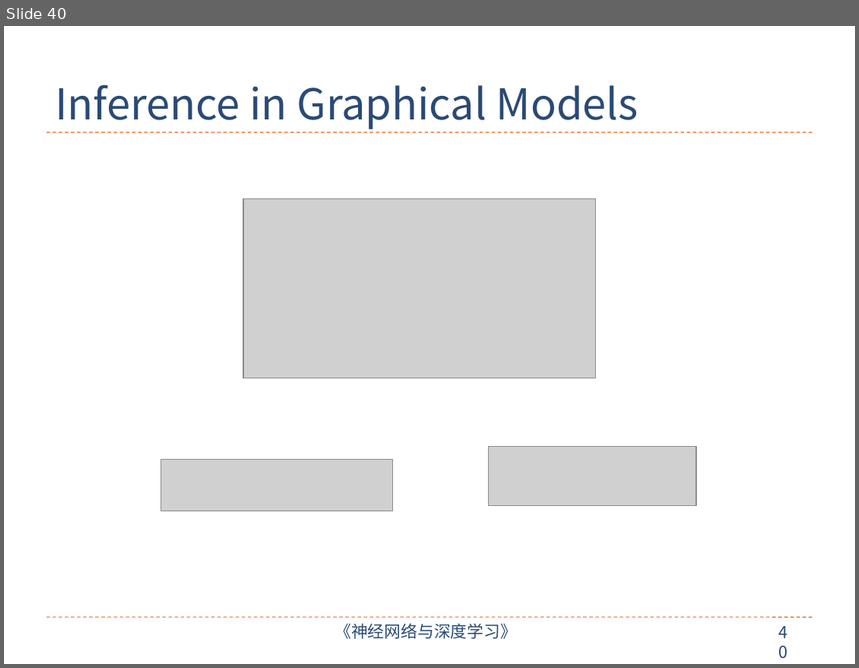
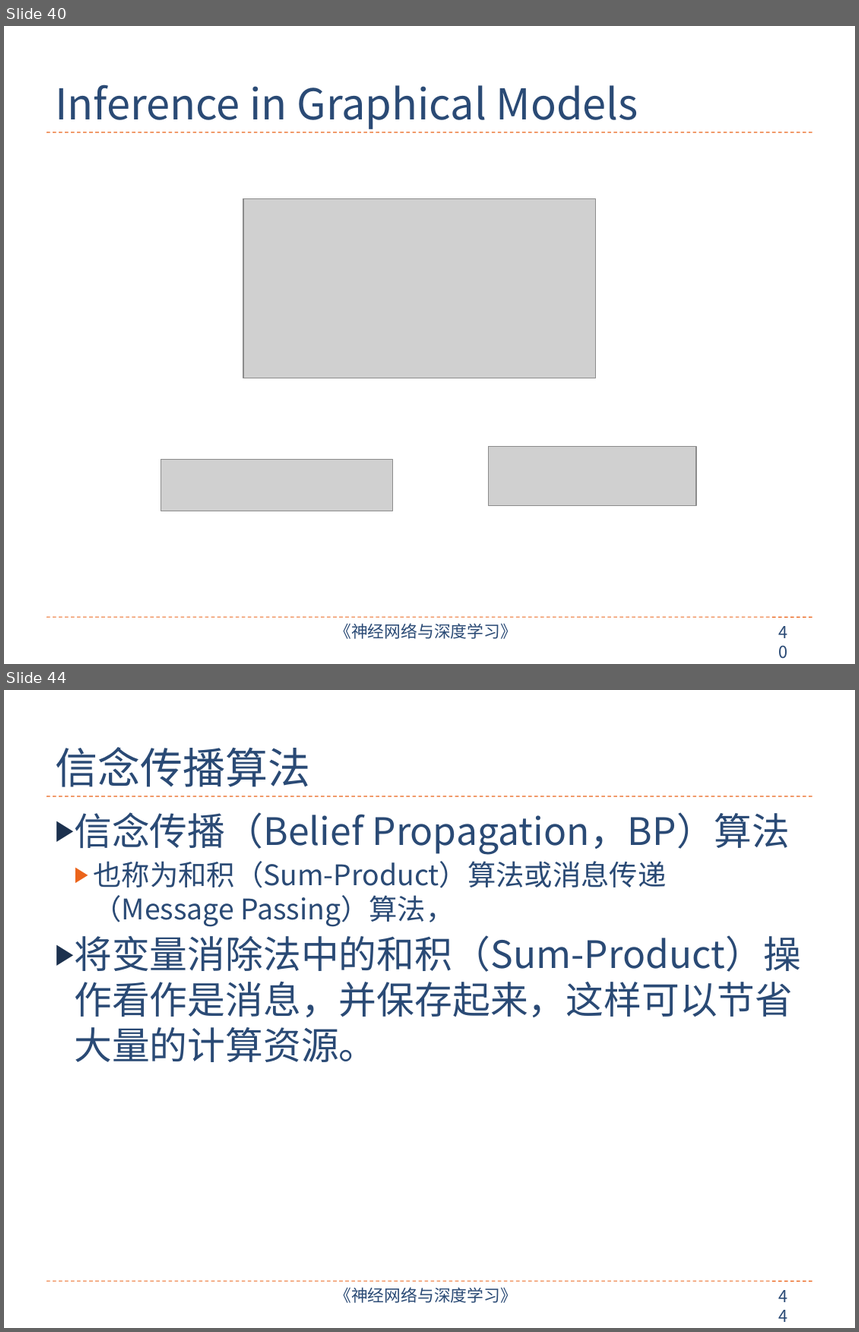
Before and after one commit to nndl/nndl.github.io, a slide deck: ppt/chap-概率图模型.pptx. Shown one above the other, each under a label of ours: slide 40 before the commit, slides 40 and 44 after it; the slides between them are not shown. The pictures are 859x668 and 859x1332 pixels, drawn with LibreOffice and Linux fonts; fonts in the diff are those of the drawing; grey boxes stand for pictures. Boxes give left, top, right and bottom in pixels: in the first picture for what was removed or moved away, otherwise in the second. Text is boxed around its words. In the diff, an @@ line names an element or a change of style, - is before the commit and + after.

```diff
--- a/ppt/chap-概率图模型.pptx
+++ b/ppt/chap-概率图模型.pptx
@@ slide 44 added at box(4, 690, 855, 1328), background #FFFFFF; not listed: 4 template elements that a slide beside it also shows @@
@@ title added at box(55, 747, 310, 787), 36 pt, text #2A4A75 @@
+信念传播算法
@@ text added at box(74, 812, 801, 1062), 32 pt, text #2A4A75 @@
+▶ 信念传播（Belief Propagation，BP）算法
+  ▶ 也称为和积（Sum-Product）算法或消息传递（Message Passing）算法，
+▶ 将变量消除法中的和积（Sum-Product）操作看作是消息，并保存起来，这样可以节省大量的计算资源。
```
Also in this commit, not shown: 1 slide changed, 14 other slides added, 5 slides removed, 3 other files.
